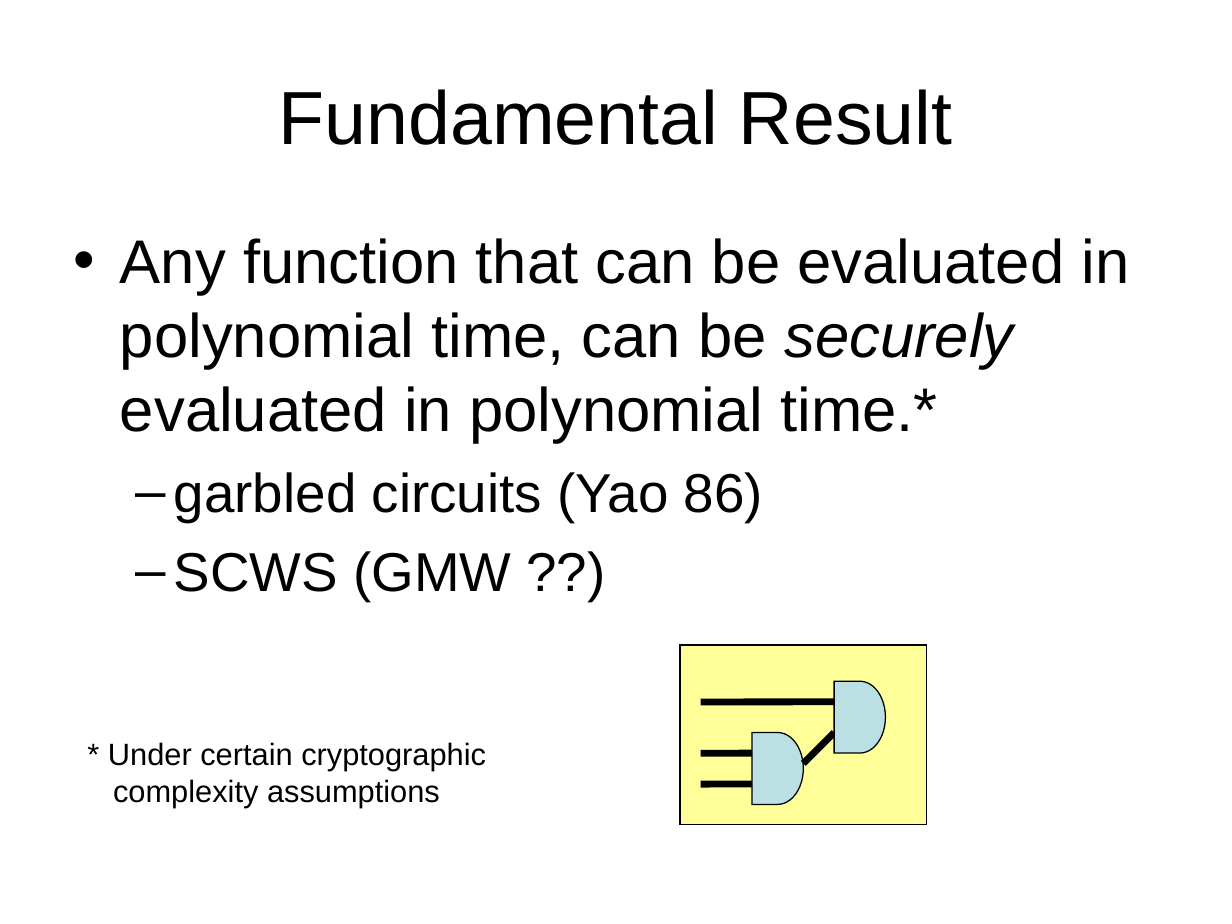
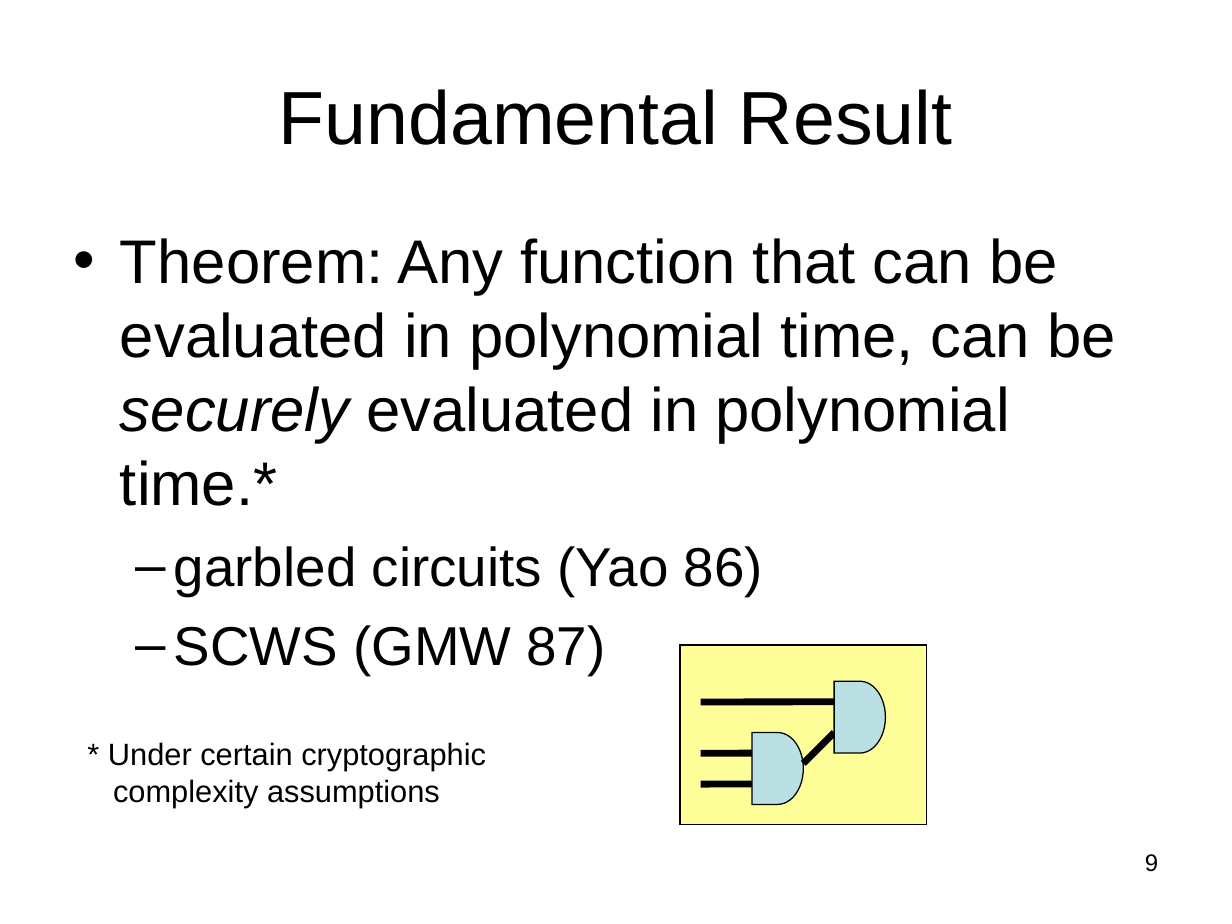
Before and after one commit to lpkruger/sfe-tools, a slide deck: slide 9 of prelim/Prelim-talk.ppt (slide 8 before the commit). Drawn at 1232x924 pixels with LibreOffice and Linux fonts; fonts in the diff are those of the drawing. Boxes give left, top, right and bottom in pixels: in the first picture for what was removed or moved away, otherwise in the second. Text is boxed around its words. In the diff, an @@ line names an element or a change of style, - is before the commit and + after.

Commit message:
fix typo and more work on slides

```diff
--- a/prelim/Prelim-talk.ppt
+++ b/prelim/Prelim-talk.ppt
@@ text at (120, 238, 1115, 506): text changed @@
-• Any function that can be evaluated in polynomial time, can be securely evaluated in polynomial time.*
+• Theorem: Any function that can be evaluated in polynomial time, can be securely evaluated in polynomial time.*
@@ text at (174, 625, 605, 675): text changed @@
-  – SCWS (GMW ??)
+  – SCWS (GMW 87)
@@ page number added at (1145, 854, 1158, 872), 14 pt, text #000000 @@
+9
```
Also in this commit, not shown: 35 other slides changed, 17 slides added, 3 slides removed, 2 other files.
